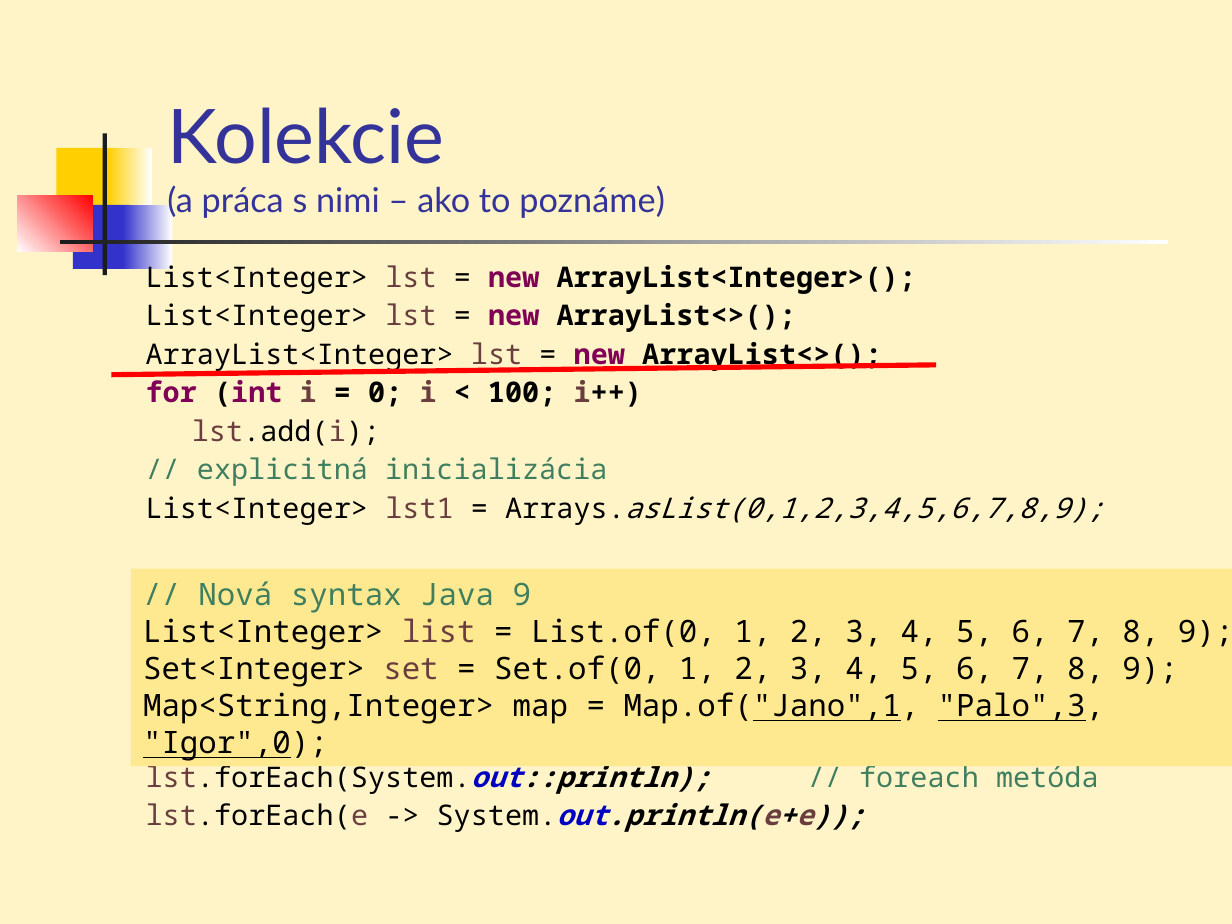
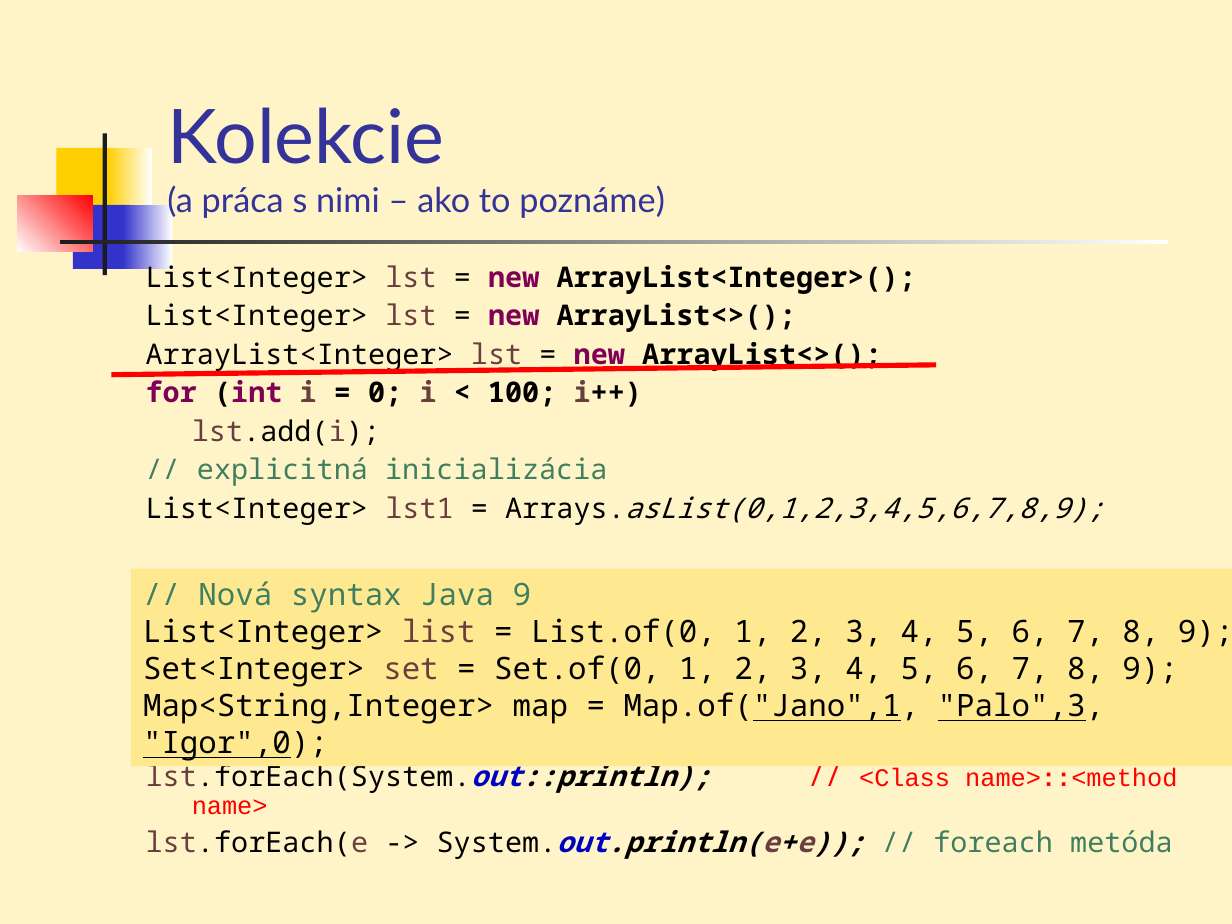
Before and after one commit to Programovanie4/Prednasky, a slide deck: slide 4 of 07/07_java.ppt (slide 3 before the commit). Drawn at 1232x924 pixels with LibreOffice and Linux fonts; fonts in the diff are those of the drawing. Boxes give left, top, right and bottom in pixels: in the first picture for what was removed or moved away, otherwise in the second. Text is boxed around its words. In the diff, an @@ line names an element or a change of style, - is before the commit and + after.

```diff
--- a/07/07_java.ppt
+++ b/07/07_java.ppt
@@ text at (146,758,1177,859): text changed @@
-lst.forEach(System.out::println); // foreach metóda
-lst.forEach(e -> System.out.println(e+e));
+lst.forEach(System.out::println); // <Class name>::<method name>
+lst.forEach(e -> System.out.println(e+e)); // foreach metóda
```
Also in this commit, not shown: 3 other slides changed, 1 slide added, 1 other file.
